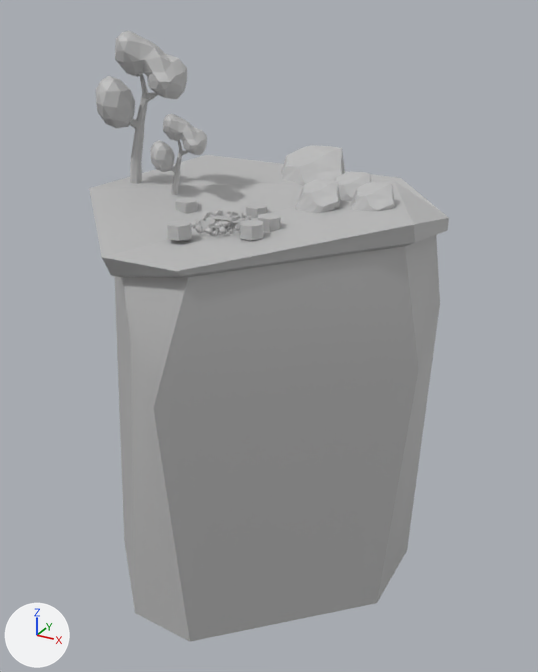
A saved change to the FBX model Assets/Assets3D/ENV/Terrazze_divise/terrazza falò.fbx.
Both versions are drawn from a 50 mm camera at (11.8, -15.7, 20.1) aimed at (0.2, 5.4, 9.5). The lights are fixed; the arrows at lower left show +X, +Y and +Z. Where no turn or scale is listed for an object, it has been applied to the vertices.

Before the edit, the objects in view are built like this:
```python
me_mesh = bpy.data.meshes.new('Mesh')
me_mesh.from_pydata(...)  # 36 vertices, 35 faces; spans x -5.43..5.38, y -1.08..11.59, z 0.0..14.61
me_mesh.materials.append(mat_lambert7)  # grey #bcbcbc
me_mesh_001 = bpy.data.meshes.new('Mesh.001')
me_mesh_001.from_pydata(...)  # 1502 vertices, 2304 faces; spans x -5.76..3.82, y 2.02..10.47, z 12.78..19.43
me_mesh_001.materials.append(mat_lambert7)  # grey #bcbcbc
ob_falo = bpy.data.objects.new('falo', me_mesh_001)
ob_falo.location = (0.0, 0.0, 0.0)
ob_terrazza = bpy.data.objects.new('terrazza', me_mesh)
ob_terrazza.location = (0.0, 0.0, 0.0)
```
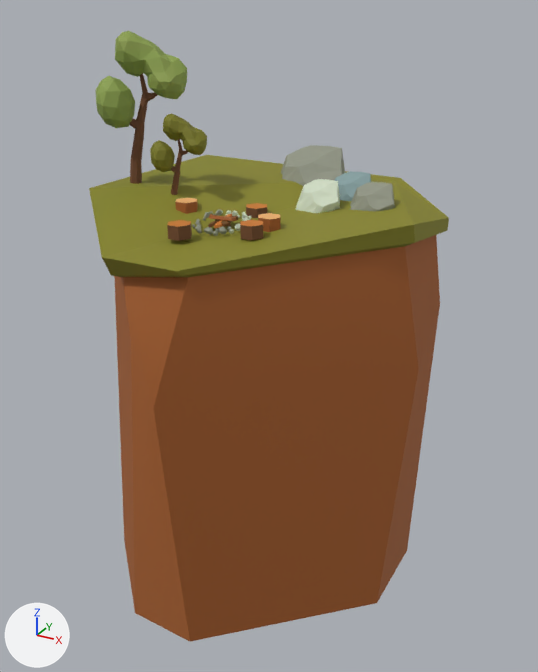
What changed in the scene script:
```text
Add img_palette_prova_1_jpg:
    img_palette_prova_1_jpg = load_image('palette prova 1.jpg', '../../../Materials/palette_gradient/palette prova 1.jpg', 652, 425, 'sRGB')
Add mat_blinn1:
    mat_blinn1 = principled_material('blinn1')
    mat_blinn1.texture = img_palette_prova_1_jpg
    mat_blinn1.roughness = 0.743
Change me_mesh:
    where me_mesh.from_pydata(...)  # 36 vertices, 35 faces; spans x -5.43..5.38, y -1.08..11.59, z 0.0..14.61
    remove me_mesh.materials.append(mat_lambert7)  # grey #bcbcbc
    add me_mesh.materials.append(mat_blinn1)  # picture img_palette_prova_1_jpg
Change me_mesh_001:
    where me_mesh_001.from_pydata(...)  # 1502 vertices, 2304 faces; spans x -5.76..3.82, y 2.02..10.47, z 12.78..19.43
    remove me_mesh_001.materials.append(mat_lambert7)  # grey #bcbcbc
    add me_mesh_001.materials.append(mat_blinn1)  # picture img_palette_prova_1_jpg
```

Where the change shows, as pixel boxes [x1, y1, x2, y2] in the pictures (538 x 672 px):
'terrazza', recoloured (grey to brown)
    both: [89, 155, 449, 642]
'falo', recoloured
    both: [95, 30, 395, 241]
